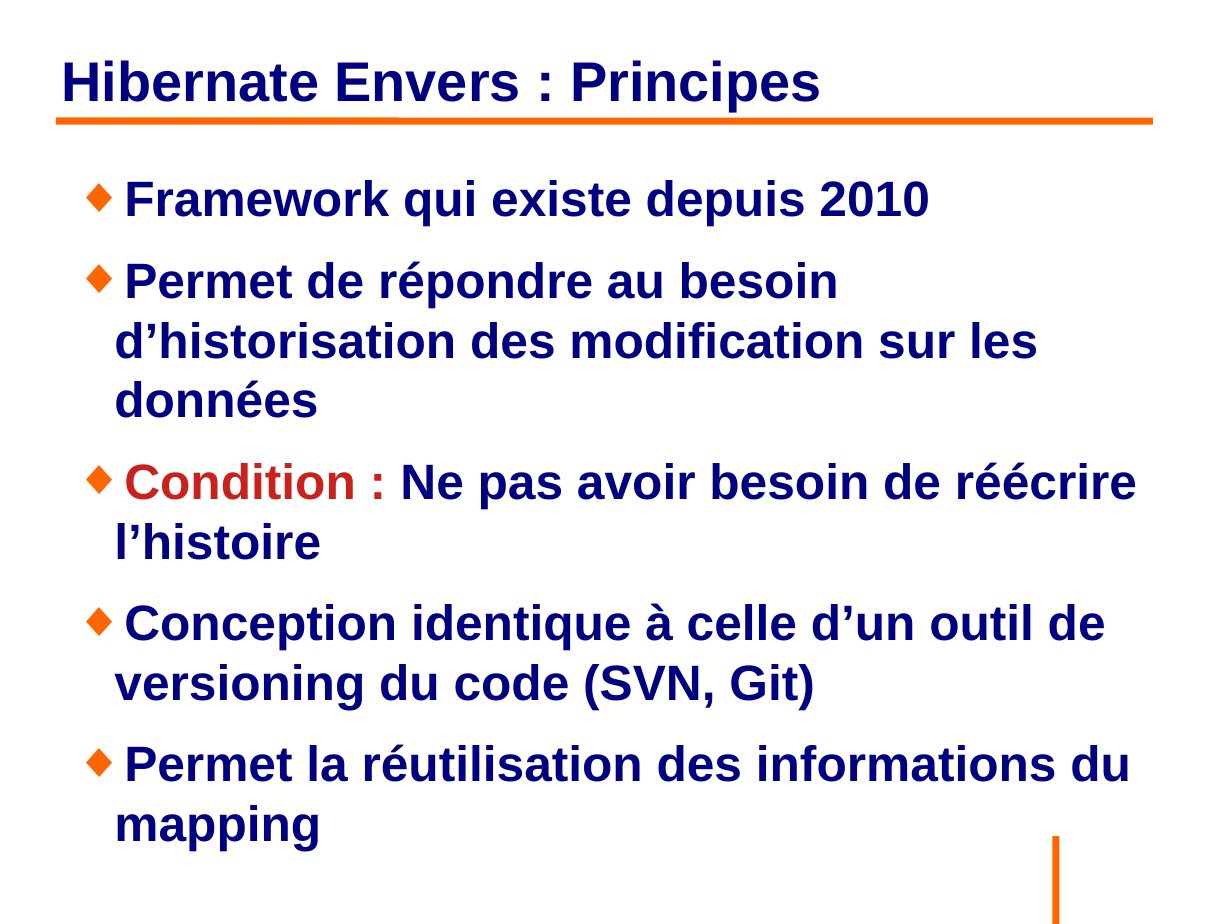
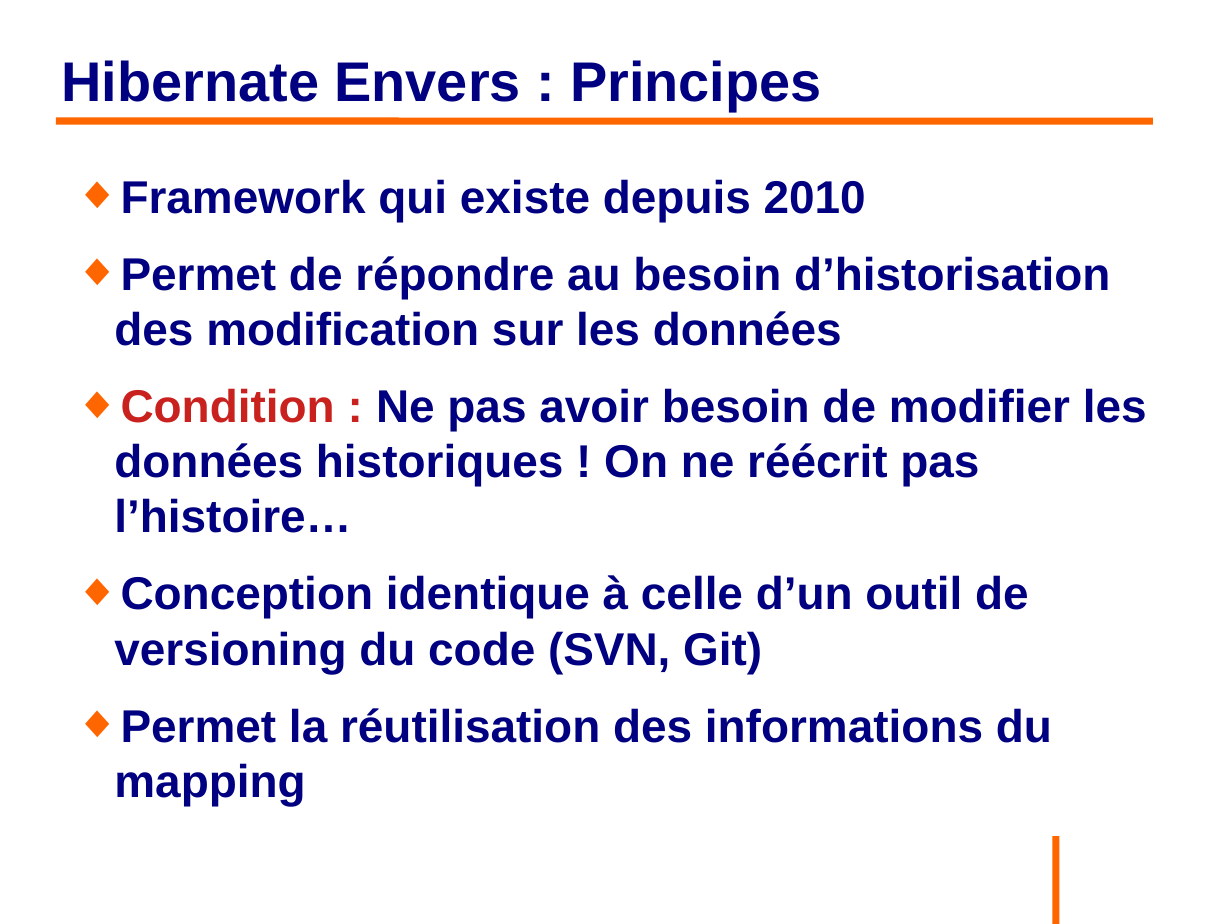
Before and after one commit to philphils/formation-hibernate-avancee, a slide deck: slide 122 of Documentation/diapo_formation_hibernate_avancee.odp. Drawn at 1232x924 pixels with LibreOffice and Linux fonts; fonts in the diff are those of the drawing; background and template pictures are left out. Boxes give left, top, right and bottom in pixels: in the first picture for what was removed or moved away, otherwise in the second. Text is boxed around its words. In the diff, an @@ line names an element or a change of style, - is before the commit and + after.

Commit message:
Diapo partie Hibernate envers après relecture

```diff
--- a/Documentation/diapo_formation_hibernate_avancee.odp
+++ b/Documentation/diapo_formation_hibernate_avancee.odp
@@ text at bbox=[114, 179, 1110, 806]: size 32 to 29.6 pt in "Framework qui existe depuis 2010", "Permet de répondre au besoin d’historisation des ...", "Conception identique à celle d’un outil de ...", "Permet la réutilisation des informations du mapping" @@
@@ text at bbox=[114, 388, 1147, 533]: text changed; size 32 to 29.6 pt @@
-◆ Condition : Ne pas avoir besoin de réécrire l’histoire
+◆ Condition : Ne pas avoir besoin de modifier les données historiques ! On ne réécrit pas l’histoire…
```
Also in this commit, not shown: 8 other slides changed, 2 slides added.
